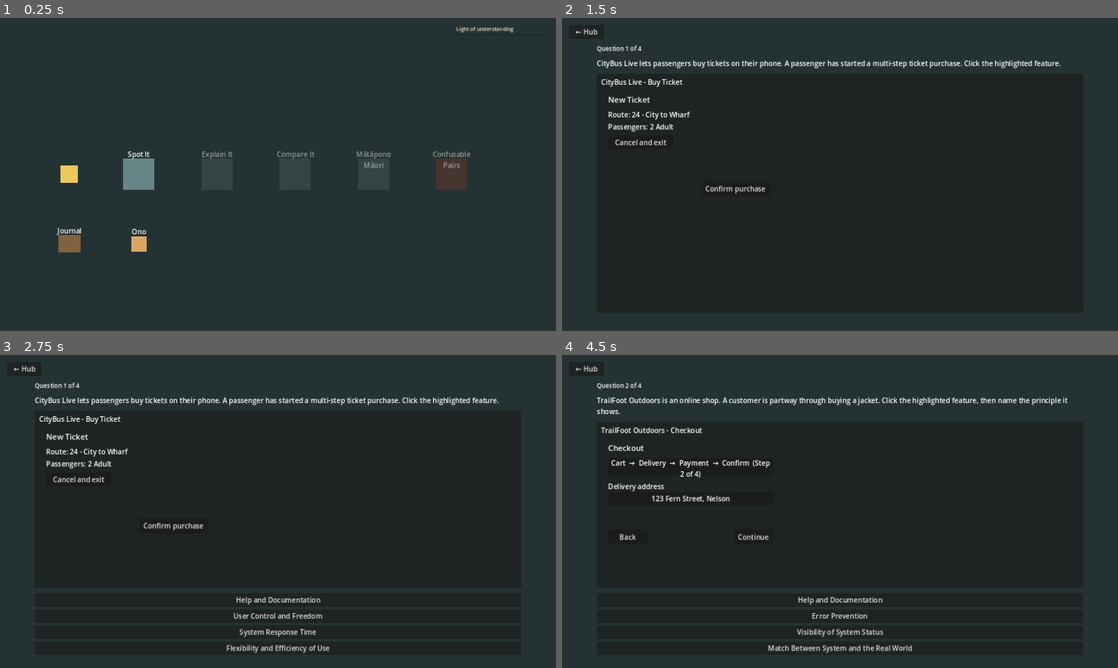
Above: before the commit, frames 1-4 (two rows, left to right).
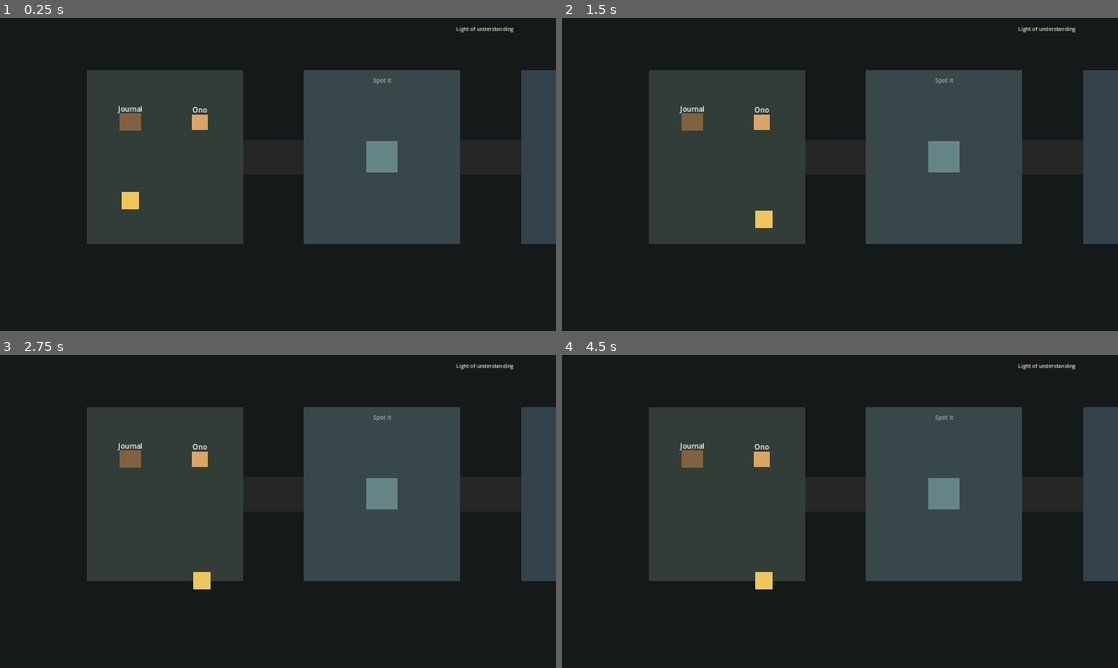
Above: after the commit, the same moments.

Repository: DigiTeachET/ClaudeAS92006
Game: Godot game, scene res://scenes/Hub/Hub.tscn
The game is run twice, just before and just after one commit, with the same random seed, the same clock (stepped at 60 frames per second) and the same inputs.
Inputs (mouse positions are in pixels of both pictures, inside the frame that each line leads up to):
- Up to frame 1 (0.25 s): no input
- Up to frame 2 (1.5 s): tap Enter at 0.5 s; move the mouse to (962, 158) at 0.52 s; hold D (move_right) 0.53-1.28 s; hold E (interact) 0.53-1.28 s; click (962, 158) at 0.67 s; move the mouse to (728, 190) at 1.27 s; hold S (move_down) from 1.28 s (still down); tap E (interact) at 1.35 s; click (728, 190) at 1.42 s
- Up to frame 3 (2.75 s): release S (move_down) at 2 s; click (77, 480) at 2.02 s
- Up to frame 4 (4.5 s): click (840, 614) at 2.75 s, where only the run before the commit has a clickable "User Control and Freedom"; click (840, 567) at 3.5 s, where only the run before the commit has a clickable "Continue"; click (689, 467) at 4.27 s

The runs differ from the first frame. In frame 1, 69% of the frame differs, in the area x 0-100%, y 0-100%; in frame 2, 63%; in frame 3, 66%; in frame 4, 65%.

Commit message:
Rebuild hub as connected rooms with corridors, not one open area
Replaces the single flat space with five doors in a row with a proper
chain of six rooms (entry + one per mode) joined by narrow corridors.
Movement stays a plain Node2D position update (no physics body) but is
now constrained per-axis to whichever room/corridor cell contains the
player, so an unaligned corridor doorway blocks passage like a wall.
A Camera2D follows the player so only one room is visible at a time
instead of the whole map. Room layout (order/width/label/colour) is
data-driven from Hub.gd's ROOMS constant.

Diff:
--- a/scenes/Hub/Hub.gd
+++ b/scenes/Hub/Hub.gd
@@ -1,26 +1,49 @@
 extends Node2D
 ## Hub.gd
 ##
-## The hub world stands in for a main menu. The student walks their
-## character between a handful of "doors" (one per revision mode), a
-## companion NPC, and a journal object, and presses "interact" (E) to use
-## whichever one they're standing near. Nothing here scores anything - it
-## just gets the student to the right mini-game scene calmly, instead of a
-## list of menu buttons.
+## The hub world stands in for a main menu: a chain of small connected
+## rooms (one per revision mode, plus an entry room) joined by narrow
+## corridors, rather than one open flat area. There's no physics body -
+## movement is a plain position update, constrained each frame to stay
+## inside whichever room or corridor "cell" currently contains the player.
+## That constraint is what makes corridors act like doorways: you have to
+## line up with the gap to pass through, same as a real room-to-room
+## layout, without needing Godot's physics engine at all.
 
 const SPEED := 220.0
-const BOUNDS := Rect2(40, 40, 1200, 640)
+const ROOM_HEIGHT := 400.0
+const CORRIDOR_WIDTH := 140.0
+const CORRIDOR_HEIGHT := 80.0
+const CORRIDOR_Y := (ROOM_HEIGHT - CORRIDOR_HEIGHT) / 2.0
+
+## One entry per room, left to right. Corridors are generated automatically
+## in the gaps between rooms below - this is the one place room order,
+## names and colours live. Doors/Player/CompanionNPC/JournalObject in
+## Hub.tscn are hand-placed at the matching room centres: room 0 centres on
+## x=180, then each following room centre is previous centre + 500, except
+## the last (boss) room centre which is +520 - see _build_level() below.
+const ROOMS := [
+	{"width": 360.0, "label": "", "color": Color(0.2, 0.24, 0.22, 1)},
+	{"width": 360.0, "label": "Spot It", "color": Color(0.22, 0.28, 0.29, 1)},
+	{"width": 360.0, "label": "Explain It", "color": Color(0.2, 0.26, 0.3, 1)},
+	{"width": 360.0, "label": "Compare It", "color": Color(0.22, 0.27, 0.24, 1)},
+	{"width": 360.0, "label": "Mātāpono Māori", "color": Color(0.28, 0.24, 0.18, 1)},
+	{"width": 400.0, "label": "Confusable Pairs", "color": Color(0.3, 0.19, 0.17, 1)},
+]
 
 @onready var player: Node2D = $Player
 @onready var doors: Node2D = $Doors
 @onready var companion: Area2D = $CompanionNPC
+@onready var floors: Node2D = $Floors
 @onready var interact_hint: Label = $UI/InteractHint
 @onready var light_meter: ProgressBar = $UI/LightMeterBox/VBox/LightMeter
 @onready var dialogue_box: CanvasLayer = $DialogueBox
 
 var _nearby: Area2D = null
+var _cells: Array = [] # Rect2 per room and per corridor; movement is clamped to whichever one contains the player
 
 func _ready() -> void:
+	_build_level()
 	_refresh_doors()
 	_update_light_meter()
 	dialogue_box.hide()
@@ -32,15 +55,64 @@
 	_handle_movement(delta)
 	_handle_interact()
 
+## Builds the floor visuals and the list of walkable cells (rooms and the
+## narrow corridors between them) that movement is constrained to.
+func _build_level() -> void:
+	var x := 0.0
+	for i in ROOMS.size():
+		var room: Dictionary = ROOMS[i]
+		var room_rect := Rect2(x, 0.0, room["width"], ROOM_HEIGHT)
+		_cells.append(room_rect)
+		_add_floor(room_rect, room["color"], room["label"])
+		x += room["width"]
+		if i < ROOMS.size() - 1:
+			var corridor_rect := Rect2(x, CORRIDOR_Y, CORRIDOR_WIDTH, CORRIDOR_HEIGHT)
+			_cells.append(corridor_rect)
+			_add_floor(corridor_rect, Color(0.15, 0.15, 0.14, 1), "")
+			x += CORRIDOR_WIDTH
+
+func _add_floor(rect: Rect2, color: Color, label_text: String) -> void:
+	var cr := ColorRect.new()
+	cr.position = rect.position
+	cr.size = rect.size
+	cr.color = color
+	cr.mouse_filter = Control.MOUSE_FILTER_IGNORE
+	floors.add_child(cr)
+	if label_text != "":
+		var l := Label.new()
+		l.text = label_text
+		l.position = rect.position + Vector2(0.0, 14.0)
+		l.size = Vector2(rect.size.x, 24.0)
+		l.horizontal_alignment = HORIZONTAL_ALIGNMENT_CENTER
+		l.add_theme_color_override("font_color", Color(0.93, 0.9, 0.8, 0.65))
+		l.add_theme_font_size_override("font_size", 13)
+		l.mouse_filter = Control.MOUSE_FILTER_IGNORE
+		floors.add_child(l)
+
 func _handle_movement(delta: float) -> void:
 	var dir := Vector2.ZERO
 	dir.x = Input.get_action_strength("move_right") - Input.get_action_strength("move_left")
 	dir.y = Input.get_action_strength("move_down") - Input.get_action_strength("move_up")
 	if dir.length() > 0.0:
 		dir = dir.normalized()
-	player.position += dir * SPEED * delta
-	player.position.x = clamp(player.position.x, BOUNDS.position.x, BOUNDS.end.x)
-	player.position.y = clamp(player.position.y, BOUNDS.position.y, BOUNDS.end.y)
+	var step := dir * SPEED * delta
+	var pos := player.position
+	# Move on each axis independently, only if the resulting point still
+	# lands inside a room or corridor - this is what makes an unaligned
+	# corridor doorway block the player, the same way a wall would.
+	var try_x := Vector2(pos.x + step.x, pos.y)
+	if _in_any_cell(try_x):
+		pos.x = try_x.x
+	var try_y := Vector2(pos.x, pos.y + step.y)
+	if _in_any_cell(try_y):
+		pos.y = try_y.y
+	player.position = pos
+
+func _in_any_cell(point: Vector2) -> bool:
+	for cell in _cells:
+		if cell.has_point(point):
+			return true
+	return false
 
 func _handle_interact() -> void:
 	interact_hint.visible = _nearby != null
@@ -76,7 +148,6 @@
 		var mode_id: String = door.get_meta("mode_id", "")
 		var unlocked := ProgressTracker.is_mode_unlocked(mode_id)
 		door.get_node("Locked").visible = not unlocked
-		door.get_node("Label").modulate.a = 1.0 if unlocked else 0.5
 
 func _update_light_meter() -> void:
 	light_meter.value = ProgressTracker.overall_light_level()
--- a/scenes/Hub/Hub.tscn
+++ b/scenes/Hub/Hub.tscn
@@ -17,15 +17,19 @@
 script = ExtResource("1")
 
 [node name="Background" type="ColorRect" parent="."]
-offset_right = 1280.0
-offset_bottom = 720.0
-color = Color(0.145, 0.196, 0.2, 1)
+offset_left = -200.0
+offset_top = -200.0
+offset_right = 3100.0
+offset_bottom = 600.0
+color = Color(0.08, 0.1, 0.1, 1)
 mouse_filter = 2
 
+[node name="Floors" type="Node2D" parent="."]
+
 [node name="Doors" type="Node2D" parent="."]
 
 [node name="DoorSpotIt" type="Area2D" parent="Doors"]
-position = Vector2(320, 360)
+position = Vector2(680, 200)
 metadata/kind = "door"
 metadata/mode_id = "spot_it"
 metadata/scene_path = "res://scenes/Modes/SpotIt/SpotIt.tscn"
@@ -47,16 +51,8 @@
 offset_bottom = 36.0
 color = Color(0.05, 0.05, 0.05, 0.55)
 
-[node name="Label" type="Label" parent="Doors/DoorSpotIt"]
-offset_left = -50.0
-offset_top = -58.0
-offset_right = 50.0
-offset_bottom = -36.0
-horizontal_alignment = 1
-text = "Spot It"
-
 [node name="DoorExplainIt" type="Area2D" parent="Doors"]
-position = Vector2(500, 360)
+position = Vector2(1180, 200)
 metadata/kind = "door"
 metadata/mode_id = "explain_it"
 metadata/scene_path = "res://scenes/Modes/ExplainIt/ExplainIt.tscn"
@@ -78,16 +74,8 @@
 offset_bottom = 36.0
 color = Color(0.05, 0.05, 0.05, 0.55)
 
-[node name="Label" type="Label" parent="Doors/DoorExplainIt"]
-offset_left = -50.0
-offset_top = -58.0
-offset_right = 50.0
-offset_bottom = -36.0
-horizontal_alignment = 1
-text = "Explain It"
-
 [node name="DoorCompareIt" type="Area2D" parent="Doors"]
-position = Vector2(680, 360)
+position = Vector2(1680, 200)
 metadata/kind = "door"
 metadata/mode_id = "compare_it"
 metadata/scene_path = "res://scenes/Modes/CompareIt/CompareIt.tscn"
@@ -109,16 +97,8 @@
 offset_bottom = 36.0
 color = Color(0.05, 0.05, 0.05, 0.55)
 
-[node name="Label" type="Label" parent="Doors/DoorCompareIt"]
-offset_left = -50.0
-offset_top = -58.0
-offset_right = 50.0
-offset_bottom = -36.0
-horizontal_alignment = 1
-text = "Compare It"
-
 [node name="DoorMatapono" type="Area2D" parent="Doors"]
-position = Vector2(860, 360)
+position = Vector2(2180, 200)
 metadata/kind = "door"
 metadata/mode_id = "matapono_maori"
 metadata/scene_path = "res://scenes/Modes/MatapoMaori/MatapoMaori.tscn"
@@ -140,17 +120,8 @@
 offset_bottom = 36.0
 color = Color(0.05, 0.05, 0.05, 0.55)
 
-[node name="Label" type="Label" parent="Doors/DoorMatapono"]
-offset_left = -60.0
-offset_top = -58.0
-offset_right = 60.0
-offset_bottom = -36.0
-horizontal_alignment = 1
-autowrap_mode = 2
-text = "Mātāpono Māori"
-
 [node name="DoorConfusable" type="Area2D" parent="Doors"]
-position = Vector2(1040, 360)
+position = Vector2(2700, 200)
 metadata/kind = "door"
 metadata/mode_id = "confusable_pairs"
 metadata/scene_path = "res://scenes/Modes/ConfusablePairs/ConfusablePairs.tscn"
@@ -172,17 +143,8 @@
 offset_bottom = 36.0
 color = Color(0.05, 0.05, 0.05, 0.55)
 
-[node name="Label" type="Label" parent="Doors/DoorConfusable"]
-offset_left = -60.0
-offset_top = -58.0
-offset_right = 60.0
-offset_bottom = -36.0
-horizontal_alignment = 1
-autowrap_mode = 2
-text = "Confusable Pairs"
-
 [node name="CompanionNPC" type="Area2D" parent="."]
-position = Vector2(320, 520)
+position = Vector2(260, 120)
 script = ExtResource("3")
 metadata/kind = "companion"
 
@@ -205,7 +167,7 @@
 text = "Ono"
 
 [node name="JournalObject" type="Area2D" parent="."]
-position = Vector2(160, 520)
+position = Vector2(100, 120)
 metadata/kind = "journal"
 
 [node name="CollisionShape2D" type="CollisionShape2D" parent="JournalObject"]
@@ -227,7 +189,7 @@
 text = "Journal"
 
 [node name="Player" type="Node2D" parent="."]
-position = Vector2(160, 360)
+position = Vector2(100, 300)
 
 [node name="Visual" type="ColorRect" parent="Player"]
 offset_left = -20.0
@@ -235,6 +197,15 @@
 offset_right = 20.0
 offset_bottom = 20.0
 color = Color(0.93, 0.78, 0.35, 1)
+
+[node name="Camera2D" type="Camera2D" parent="Player"]
+current = true
+position_smoothing_enabled = true
+position_smoothing_speed = 6.0
+limit_left = -200
+limit_top = -200
+limit_right = 3100
+limit_bottom = 600
 
 [node name="Detector" type="Area2D" parent="Player"]
 
Not shown, changed: CLAUDE.md
Not shown, changed: README.md
